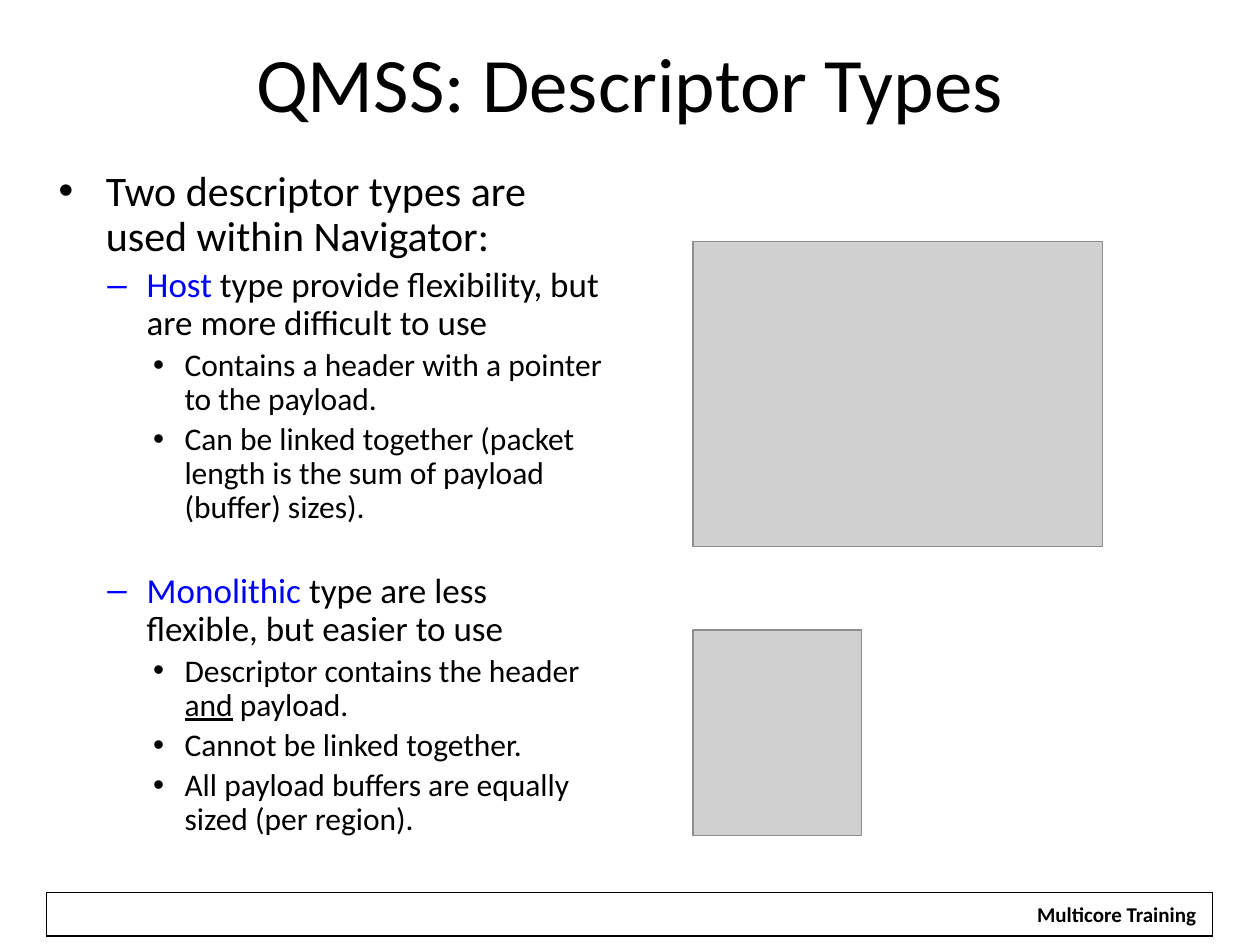
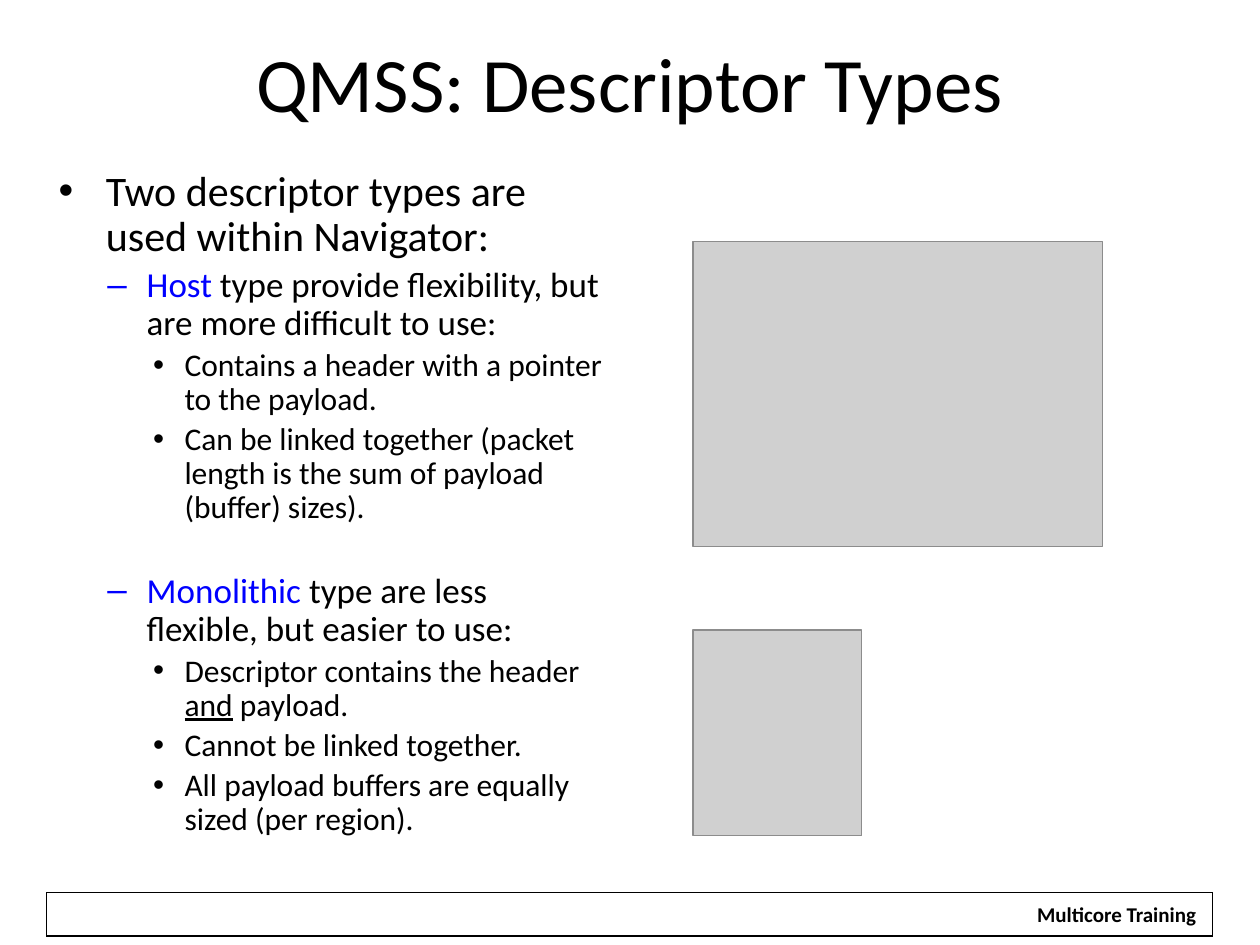
Before and after one commit to hari1989/keystone-workshop, a slide deck: slide 14 of slides/Intro to Multicore Navigator.pptx. Drawn at 1260x945 pixels with LibreOffice and Linux fonts; fonts in the diff are those of the drawing; grey boxes stand for pictures; background and template pictures are left out. Boxes give left, top, right and bottom in pixels: in the first picture for what was removed or moved away, otherwise in the second. Text is boxed around its words. In the diff, an @@ line names an element or a change of style, - is before the commit and + after.

```diff
--- a/slides/Intro to Multicore Navigator.pptx
+++ b/slides/Intro to Multicore Navigator.pptx
@@ text at bbox=[147, 272, 599, 336]: text changed @@
-  – Host type provide flexibility, but are more difficult to use
+  – Host type provide flexibility, but are more difficult to use:
@@ text at bbox=[147, 578, 513, 646]: text changed @@
-  – Monolithic type are less flexible, but easier to use
+  – Monolithic type are less flexible, but easier to use:
```
Also in this commit, not shown: 30 other slides changed, 1 slide added, 5 other files.
